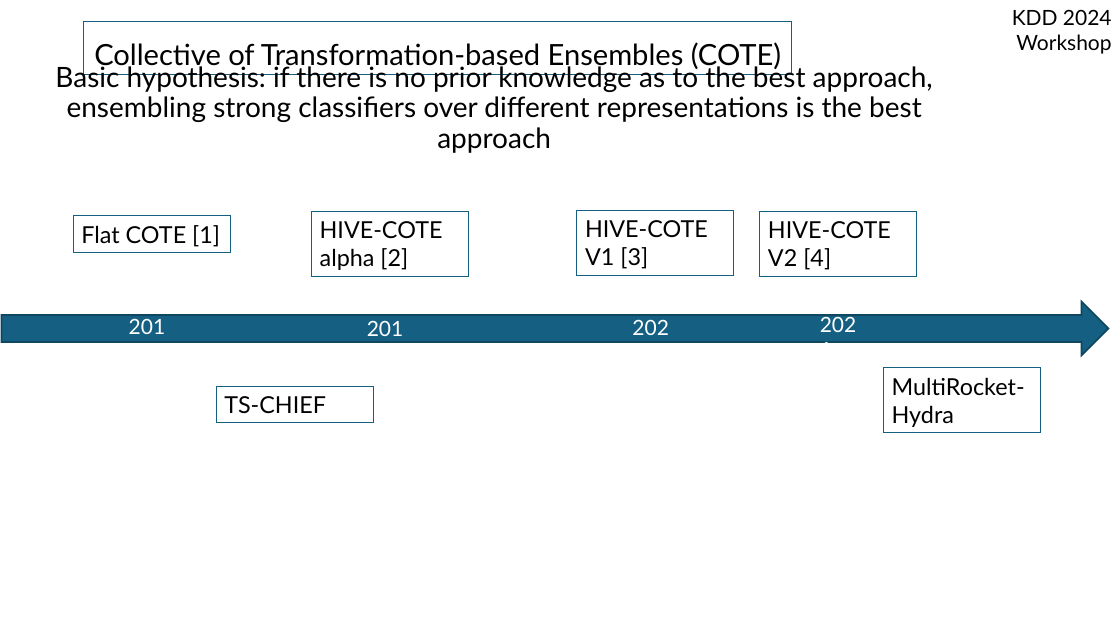
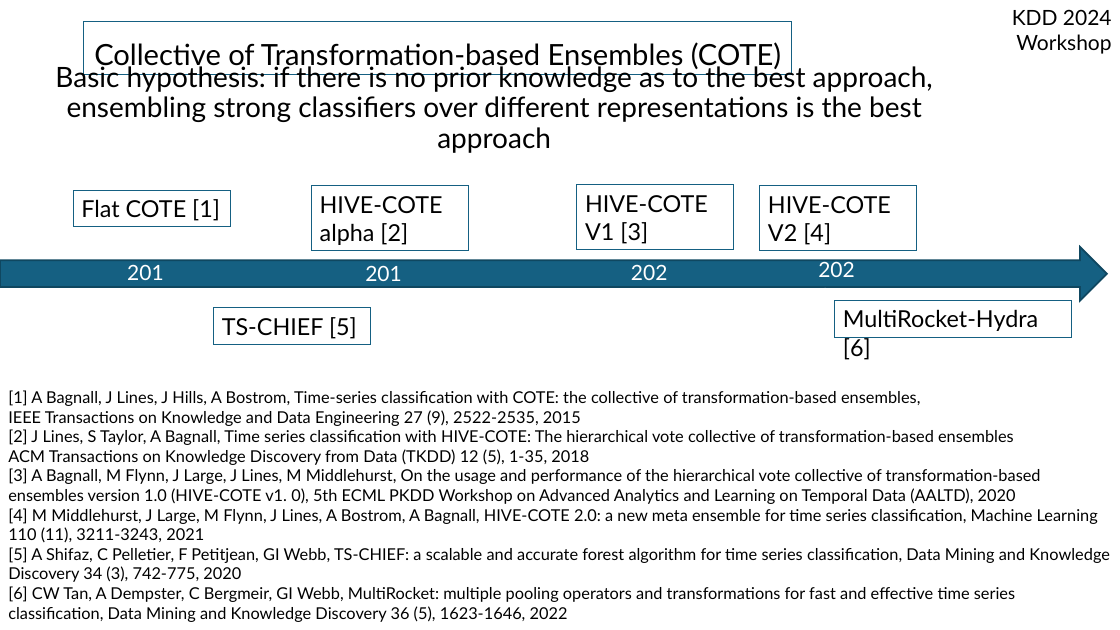
Before and after one commit to aeon-toolkit/aeon-tutorials, a slide deck: slide 3 of KDD-2024/Slides/part9_hybrids.pptx. Drawn at 1120x630 pixels with LibreOffice and Linux fonts; fonts in the diff are those of the drawing. Boxes give left, top, right and bottom in pixels: in the first picture for what was removed or moved away, otherwise in the second. Text is boxed around its words. In the diff, an @@ line names an element or a change of style, - is before the commit and + after.

```diff
--- a/KDD-2024/Slides/part9_hybrids.pptx
+++ b/KDD-2024/Slides/part9_hybrids.pptx
@@ 4 rectangles: place and size @@
-4 rectangles at [73,210,917,276]
+4 rectangles at [73,185,917,250]
@@ 4 texts, 1 right arrow: place and size @@
-4 texts, 1 right arrow at [2,302,1109,355]
+4 texts, 1 right arrow at [0,247,1107,301]
@@ rectangle "TS-CHIEF [5]": place and size @@
-rectangle "TS-CHIEF [5]" at [216,386,373,423]
+rectangle "TS-CHIEF [5]" at [213,308,371,344]
@@ text in rectangle at [222,317,357,339]: text changed @@
-TS-CHIEF
+TS-CHIEF [5]
@@ rectangle "MultiRocket-Hydra [6]": place and size @@
-rectangle "MultiRocket-Hydra [6]" at [884,368,1041,433]
+rectangle "MultiRocket-Hydra [6]" at [835,301,1073,338]
@@ text in rectangle at [843,309,1038,360]: text changed @@
-MultiRocket-Hydra
+MultiRocket-Hydra [6]
@@ text added at [8,390,1110,622], 14 pt, text #000000 @@
+[1] A Bagnall, J Lines, J Hills, A Bostrom, Time-series classification with COTE: the collective of transformation-based ensembles,
+IEEE Transactions on Knowledge and Data Engineering 27 (9), 2522-2535, 2015
+[2] J Lines, S Taylor, A Bagnall, Time series classification with HIVE-COTE: The hierarchical vote collective of transformation-based ensembles
+ACM Transactions on Knowledge Discovery from Data (TKDD) 12 (5), 1-35, 2018
+[3] A Bagnall, M Flynn, J Large, J Lines, M Middlehurst, On the usage and performance of the hierarchical vote collective of transformation-based ensembles version 1.0 (HIVE-COTE v1. 0), 5th ECML PKDD Workshop on Advanced Analytics and Learning on Temporal Data (AALTD), 2020
+[4] M Middlehurst, J Large, M Flynn, J Lines, A Bostrom, A Bagnall, HIVE-COTE 2.0: a new meta ensemble for time series classification, Machine Learning 110 (11), 3211-3243, 2021
+[5] A Shifaz, C Pelletier, F Petitjean, GI Webb, TS-CHIEF: a scalable and accurate forest algorithm for time series classification, Data Mining and Knowledge Discovery 34 (3), 742-775, 2020
+[6] CW Tan, A Dempster, C Bergmeir, GI Webb, MultiRocket: multiple pooling operators and transformations for fast and effective time series classification, Data Mining and Knowledge Discovery 36 (5), 1623-1646, 2022
```
Also in this commit, not shown: 2 other slides changed, 5 slides added, 4 slides removed, 2 other files.
